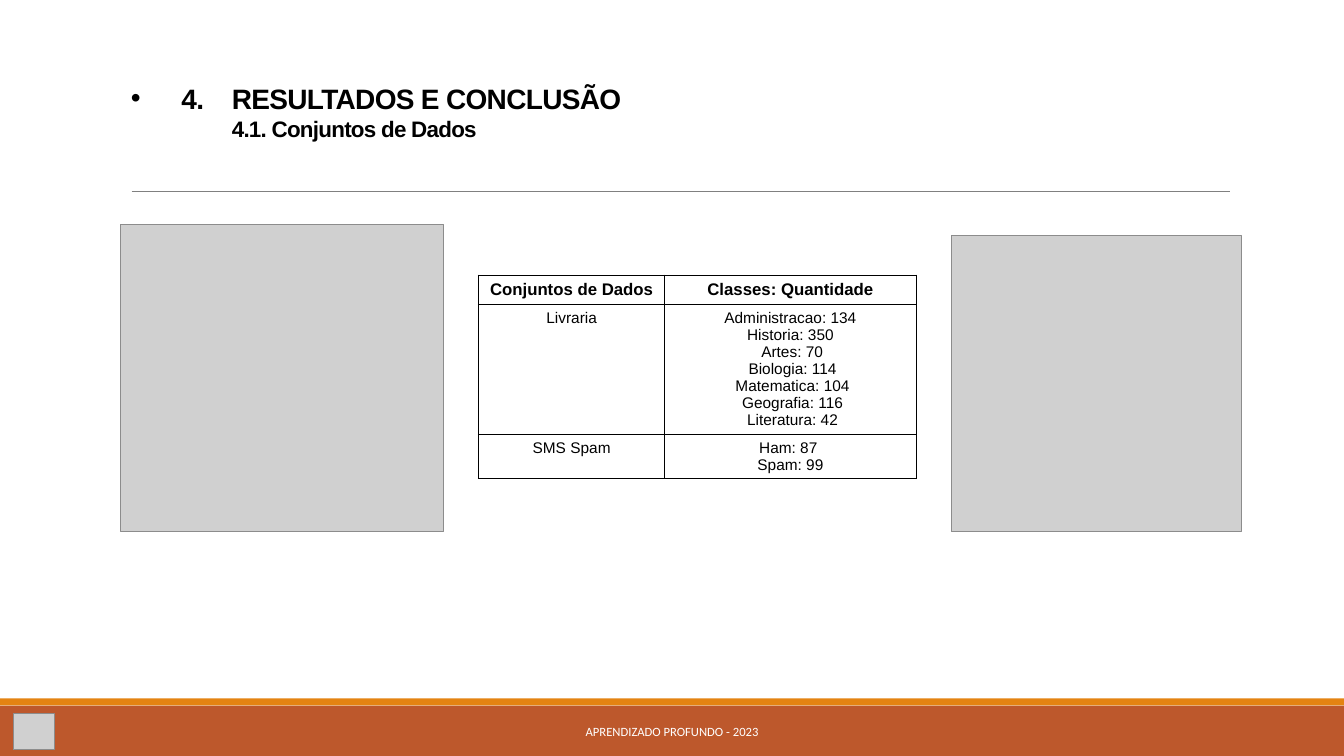
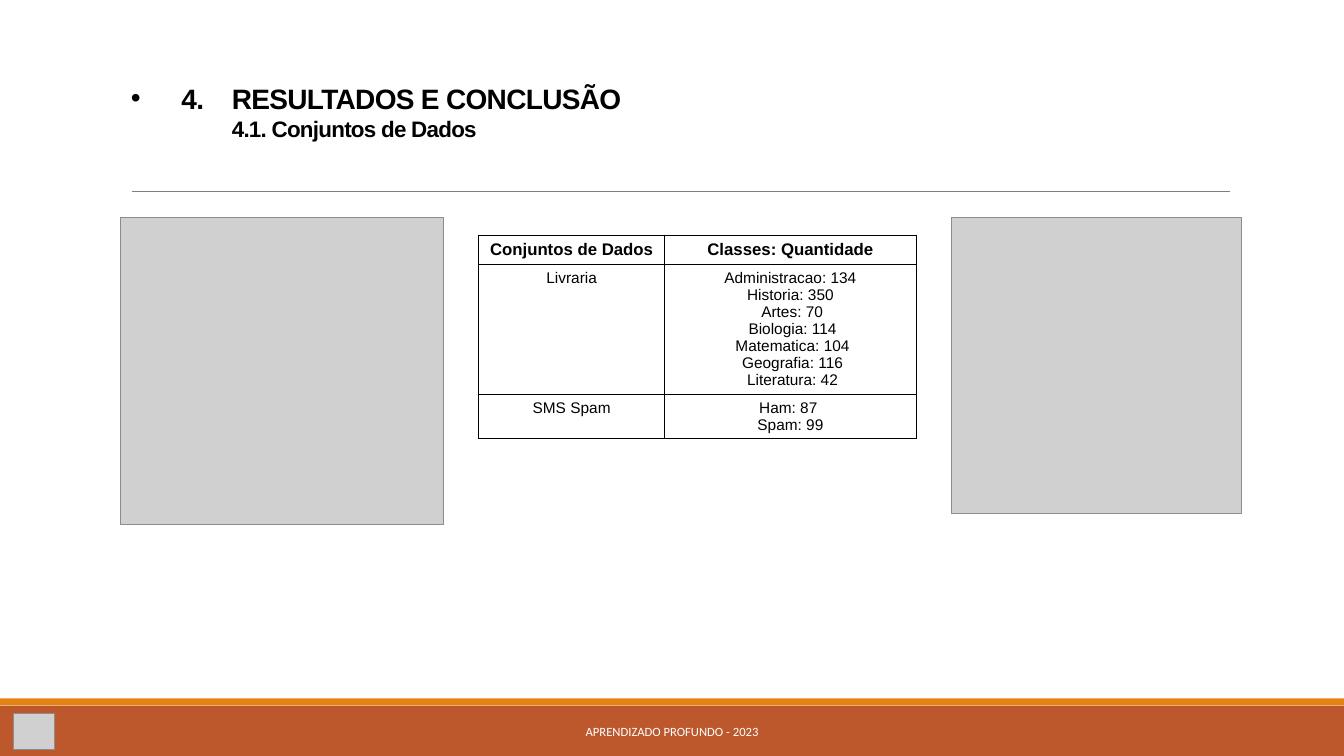
Before and after one commit to kevinsrq/data_augmentation, a slide deck: slide 7 of Apresentação.pptx (slide 5 before the commit). Drawn at 1344x756 pixels with LibreOffice and Linux fonts; fonts in the diff are those of the drawing; grey boxes stand for pictures. Boxes give left, top, right and bottom in pixels: in the first picture for what was removed or moved away, otherwise in the second. Text is boxed around its words. In the diff, an @@ line names an element or a change of style, - is before the commit and + after.

```diff
--- a/Apresentação.pptx
+++ b/Apresentação.pptx
@@ picture: place and size @@
-picture at [121, 224, 444, 531]
+picture at [121, 217, 444, 524]
@@ table: place and size @@
-table at [479, 275, 917, 492]
+table at [479, 235, 917, 452]
@@ picture: place and size @@
-picture at [952, 235, 1242, 531]
+picture at [952, 217, 1242, 513]
```
Also in this commit, not shown: 3 other slides changed, 2 slides added.
